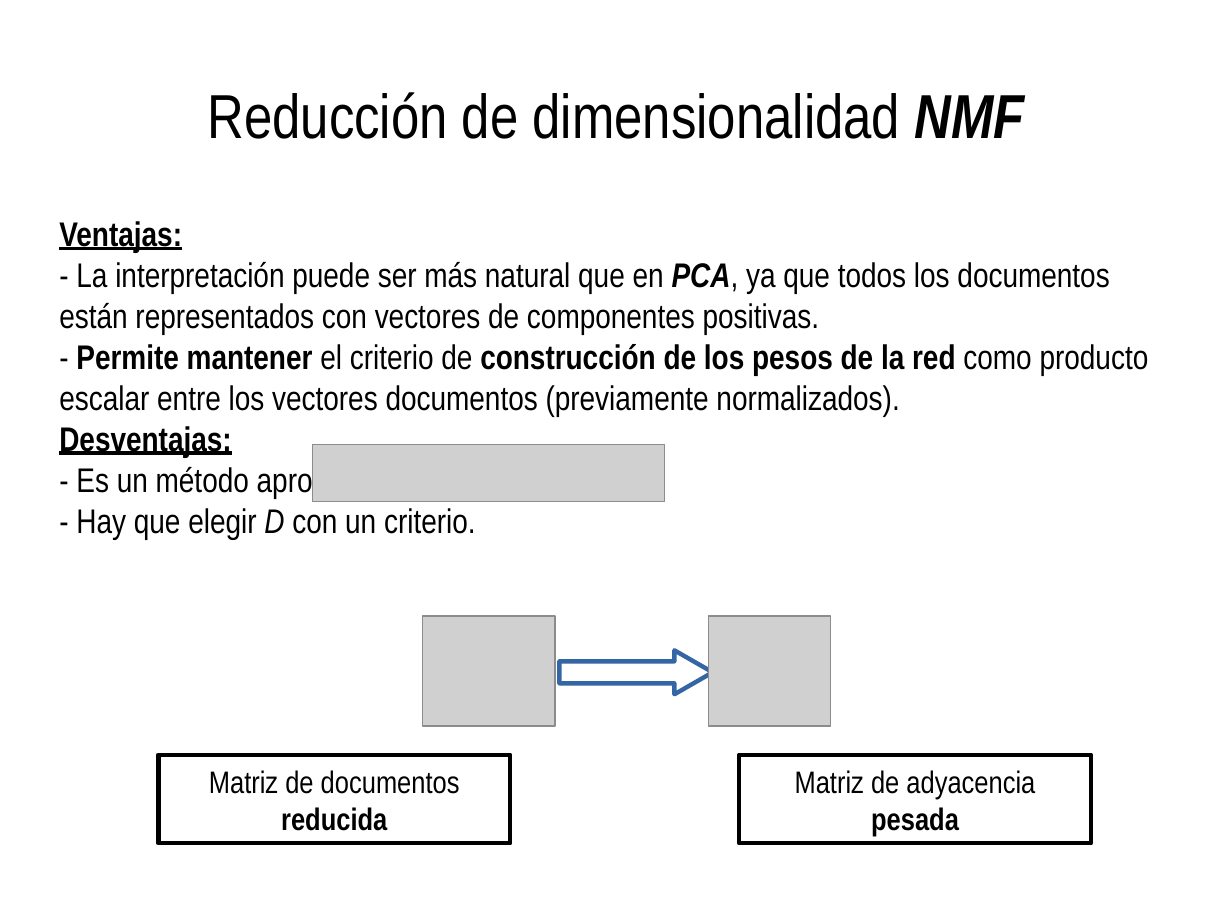
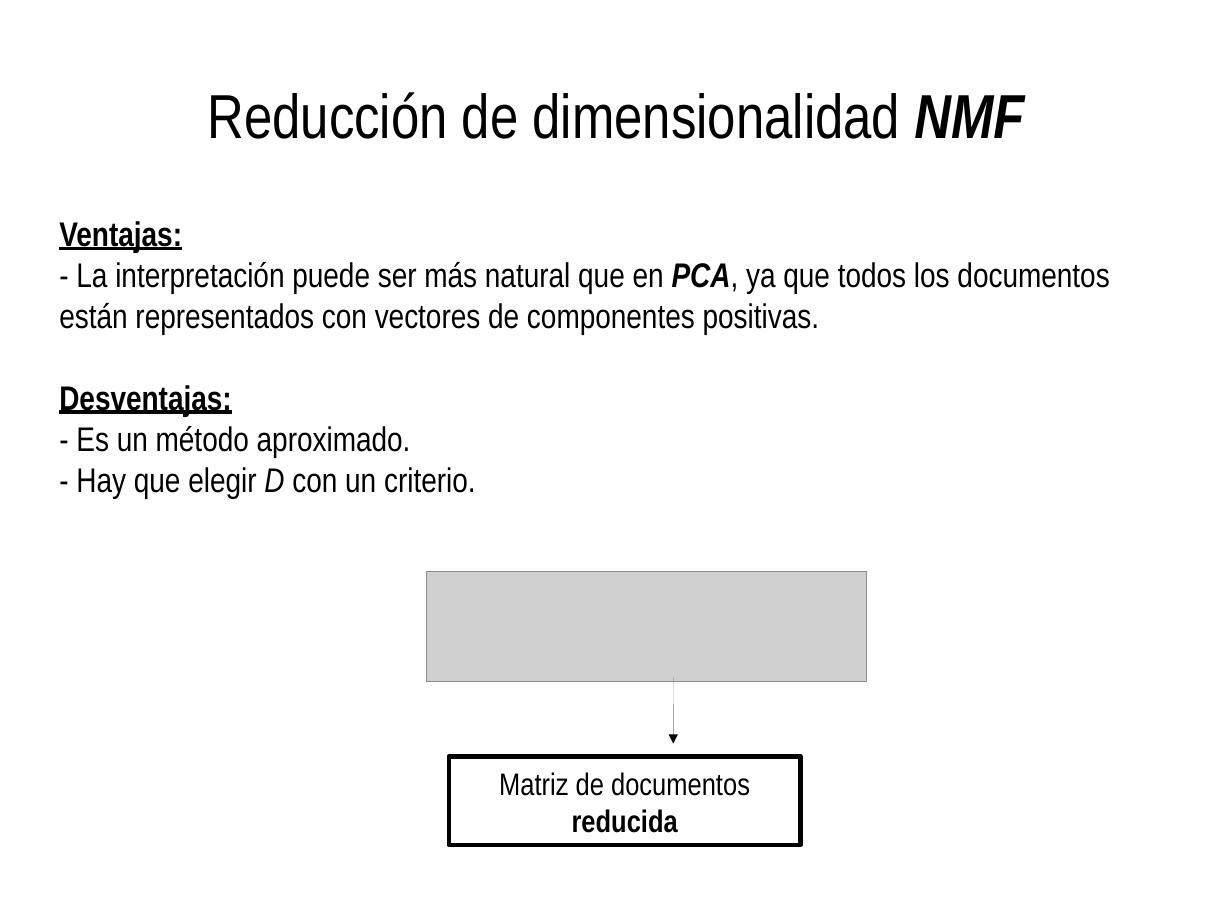
Before and after one commit to spinto88/Analisis_notas, a slide deck: slide 22 of Presentacion_analisis.odp (slide 30 before the commit). Drawn at 1232x924 pixels with LibreOffice and Linux fonts; fonts in the diff are those of the drawing; grey boxes stand for pictures. Boxes give left, top, right and bottom in pixels: in the first picture for what was removed or moved away, otherwise in the second. Text is boxed around its words. In the diff, an @@ line names an element or a change of style, - is before the commit and + after.

```diff
--- a/Presentacion_analisis.odp
+++ b/Presentacion_analisis.odp
@@ text at <box>59,344,1149,417</box>: paragraph removed @@
-- Permite mantener el criterio de construcción de los pesos de la red como producto escalar entre los vectores documentos (previamente normalizados).
@@ picture removed at <box>313,445,665,502</box> @@
@@ picture: place and size @@
-picture at <box>709,616,831,726</box>
+picture at <box>427,571,868,681</box>
@@ picture removed at <box>423,616,556,726</box> @@
@@ right arrow removed at <box>560,651,713,694</box> @@
@@ arrow added from (673, 677) to (673, 743), #000000 0 pt @@
@@ rectangle "Matriz de documentos reducida": place and size @@
-rectangle "Matriz de documentos reducida" at <box>159,755,511,843</box>
+rectangle "Matriz de documentos reducida" at <box>449,757,802,845</box>
@@ rectangle removed at <box>739,755,1091,843</box> @@
-Matriz de adyacencia pesada
```
Also in this commit, not shown: 5 other slides changed, 3 slides added, 5 other files.
